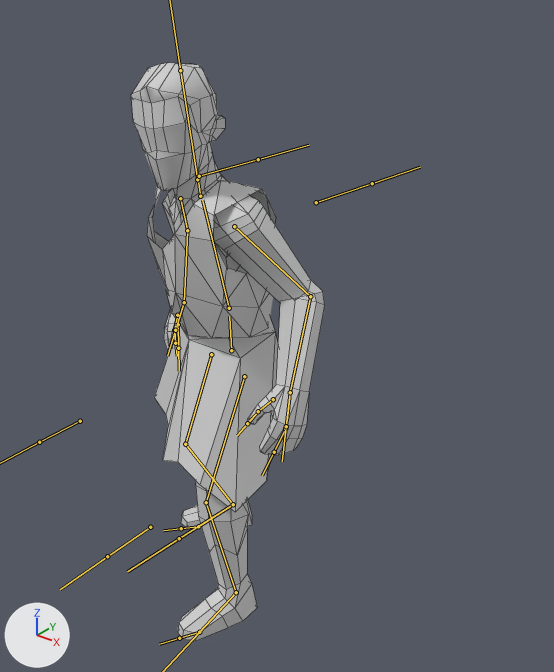
Renders of the FBX model Projekt Unity/TowerDefense/Assets/Modele/EpokaKamienia/FBX/Postacie/Postac1.fbx from each side of a commit.
Both versions are drawn from a 50 mm lens placed at (42.7, -47.3, 57.6), pointed at (3.9, 1.2, 27.6). Lighting does not change. The marker at lower left points along +X, +Y and +Z. Both versions are drawn at frame 1 of the action 'Armature.001|AtakRuch'; the numbers are the values there. The bones that bend it are drawn over the model as lines. Mesh edges are drawn as thin lines.

In view in the first picture: 'Postac1'.
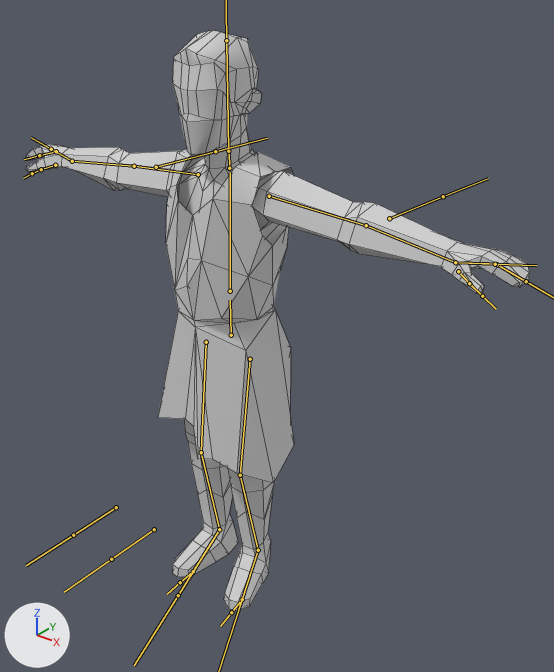
Commit message: Zamienione animacje postaci

Edits to the scene script, one JSON object a line:
```json
{"block": "bone_mixamorig_hips", "where": "bone_mixamorig_hips = bpy.data.objects['Armature.001'].pose.bones['mixamorig:Hips']"}
{"op": "set", "path": "bone_mixamorig_hips.location", "old": "(0.0, -1.6, 0.0)", "new": "(0.0, 0.0, 0.0)"}
{"op": "set", "path": "bone_mixamorig_hips.rotation_quaternion", "old": "(0.992, 0.018, -0.122, 0.002)", "new": "(1.0, -0.001, 0.0, 0.0)", "note": "degrees (2, -14, 0) -> degrees (0, 0, 0)"}
{"block": "bone_mixamorig_spine2", "where": "bone_mixamorig_spine2 = bpy.data.objects['Armature.001'].pose.bones['mixamorig:Spine2']  # child of 'mixamorig:Hips'"}
{"op": "set", "path": "bone_mixamorig_spine2.rotation_quaternion", "old": "(0.995, 0.105, 0.0, 0.0)", "new": "(1.0, -0.006, 0.0, 0.0)", "note": "degrees (12, 0, 0) -> degrees (-1, 0, 0)"}
{"block": "bone_mixamorig_neck", "where": "bone_mixamorig_neck = bpy.data.objects['Armature.001'].pose.bones['mixamorig:Neck']  # child of 'mixamorig:Spine2'"}
{"op": "set", "path": "bone_mixamorig_neck.rotation_quaternion", "old": "(0.997, -0.073, 0.004, 0.018)", "new": "(1.0, 0.0, 0.0, 0.0)", "note": "degrees (-8, 1, 2) -> degrees (0, 0, 0)"}
{"block": "bone_mixamorig_head", "where": "bone_mixamorig_head = bpy.data.objects['Armature.001'].pose.bones['mixamorig:Head']  # child of 'mixamorig:Neck'"}
{"op": "set", "path": "bone_mixamorig_head.rotation_quaternion", "old": "(0.976, 0.0, 0.219, 0.0)", "new": "(1.0, 0.0, 0.0, 0.0)", "note": "degrees (0, 25, 0) -> degrees (0, 0, 0)"}
{"block": "bone_mixamorig_leftarm", "where": "bone_mixamorig_leftarm = bpy.data.objects['Armature.001'].pose.bones['mixamorig:LeftArm']  # child of 'mixamorig:Spine2'"}
{"op": "set", "path": "bone_mixamorig_leftarm.rotation_quaternion", "old": "(0.863, 0.466, 0.145, -0.134)", "new": "(1.0, -0.007, 0.005, 0.015)", "note": "degrees (56, 22, -6) -> degrees (-1, 1, 2)"}
{"block": "bone_mixamorig_leftforearm", "where": "bone_mixamorig_leftforearm = bpy.data.objects['Armature.001'].pose.bones['mixamorig:LeftForeArm']  # child of 'mixamorig:LeftArm'"}
{"op": "set", "path": "bone_mixamorig_leftforearm.rotation_quaternion", "old": "(0.901, 0.014, -0.015, 0.432)", "new": "(0.999, 0.043, 0.004, -0.021)", "note": "degrees (1, -2, 51) -> degrees (5, 1, -2)"}
{"block": "bone_mixamorig_lefthand", "where": "bone_mixamorig_lefthand = bpy.data.objects['Armature.001'].pose.bones['mixamorig:LeftHand']  # child of 'mixamorig:LeftForeArm'"}
{"op": "set", "path": "bone_mixamorig_lefthand.rotation_quaternion", "old": "(0.993, 0.1, -0.045, 0.049)", "new": "(0.999, -0.047, -0.001, 0.017)", "note": "degrees (11, -6, 5) -> degrees (-5, 0, 2)"}
{"block": "bone_mixamorig_rightarm", "where": "bone_mixamorig_rightarm = bpy.data.objects['Armature.001'].pose.bones['mixamorig:RightArm']  # child of 'mixamorig:Spine2'"}
{"op": "set", "path": "bone_mixamorig_rightarm.rotation_quaternion", "old": "(0.845, 0.321, -0.427, -0.031)", "new": "(0.998, -0.017, 0.057, -0.026)", "note": "degrees (53, -45, -27) -> degrees (-2, 7, -3)"}
{"block": "bone_mixamorig_rightforearm", "where": "bone_mixamorig_rightforearm = bpy.data.objects['Armature.001'].pose.bones['mixamorig:RightForeArm']  # child of 'mixamorig:RightArm'"}
{"op": "set", "path": "bone_mixamorig_rightforearm.rotation_quaternion", "old": "(0.966, 0.067, 0.008, -0.249)", "new": "(0.997, 0.026, 0.045, 0.052)", "note": "degrees (7, 3, -29) -> degrees (3, 5, 6)"}
{"block": "bone_mixamorig_righthand", "where": "bone_mixamorig_righthand = bpy.data.objects['Armature.001'].pose.bones['mixamorig:RightHand']  # child of 'mixamorig:RightForeArm'"}
{"op": "set", "path": "bone_mixamorig_righthand.rotation_quaternion", "old": "(0.972, 0.041, 0.217, -0.085)", "new": "(0.994, -0.015, -0.094, -0.05)", "note": "degrees (3, 25, -9) -> degrees (-1, -11, -6)"}
{"block": "bone_mixamorig_leftupleg", "where": "bone_mixamorig_leftupleg = bpy.data.objects['Armature.001'].pose.bones['mixamorig:LeftUpLeg']  # child of 'mixamorig:Hips'"}
{"op": "set", "path": "bone_mixamorig_leftupleg.rotation_quaternion", "old": "(0.97, 0.229, -0.01, 0.082)", "new": "(1.0, 0.024, 0.016, -0.002)", "note": "degrees (26, -3, 9) -> degrees (3, 2, 0)"}
{"block": "bone_mixamorig_leftleg", "where": "bone_mixamorig_leftleg = bpy.data.objects['Armature.001'].pose.bones['mixamorig:LeftLeg']  # child of 'mixamorig:LeftUpLeg'"}
{"op": "set", "path": "bone_mixamorig_leftleg.rotation_quaternion", "old": "(0.975, -0.223, 0.0, -0.004)", "new": "(0.998, -0.057, 0.0, -0.001)", "note": "degrees (-26, 0, 0) -> degrees (-7, 0, 0)"}
{"block": "bone_mixamorig_leftfoot", "where": "bone_mixamorig_leftfoot = bpy.data.objects['Armature.001'].pose.bones['mixamorig:LeftFoot']  # child of 'mixamorig:LeftLeg'"}
{"op": "set", "path": "bone_mixamorig_leftfoot.rotation_quaternion", "old": "(0.992, 0.016, 0.008, -0.122)", "new": "(0.985, 0.032, -0.121, 0.118)", "note": "degrees (2, 1, -14) -> degrees (2, -14, 13)"}
{"block": "bone_mixamorig_rightupleg", "where": "bone_mixamorig_rightupleg = bpy.data.objects['Armature.001'].pose.bones['mixamorig:RightUpLeg']  # child of 'mixamorig:Hips'"}
{"op": "set", "path": "bone_mixamorig_rightupleg.rotation_quaternion", "old": "(0.967, 0.066, 0.211, -0.129)", "new": "(1.0, 0.005, 0.009, -0.004)", "note": "degrees (5, 25, -14) -> degrees (1, 1, 0)"}
{"block": "bone_mixamorig_rightleg", "where": "bone_mixamorig_rightleg = bpy.data.objects['Armature.001'].pose.bones['mixamorig:RightLeg']  # child of 'mixamorig:RightUpLeg'"}
{"op": "set", "path": "bone_mixamorig_rightleg.rotation_quaternion", "old": "(0.975, -0.223, 0.003, 0.014)", "new": "(1.0, -0.019, 0.004, 0.005)", "note": "degrees (-26, 1, 1) -> degrees (-2, 0, 1)"}
{"block": "bone_mixamorig_rightfoot", "where": "bone_mixamorig_rightfoot = bpy.data.objects['Armature.001'].pose.bones['mixamorig:RightFoot']  # child of 'mixamorig:RightLeg'"}
{"op": "set", "path": "bone_mixamorig_rightfoot.rotation_quaternion", "old": "(0.982, 0.146, 0.116, 0.003)", "new": "(0.998, 0.015, 0.053, -0.014)", "note": "degrees (17, 13, 2) -> degrees (2, 6, -2)"}
{"block": "bone_hand_ik_l", "where": "bone_hand_ik_l = bpy.data.objects['Armature.001'].pose.bones['Hand_IK_L']"}
{"op": "set", "path": "bone_hand_ik_l.location", "old": "(-1.4, -13.8, 12.7)", "new": "(0.2, -0.3, 1.9)"}
{"op": "set", "path": "bone_hand_ik_l.rotation_quaternion", "old": "(0.73, 0.637, -0.037, 0.245)", "new": "(1.0, 0.0, 0.0, 0.0)", "note": "degrees (78, -22, 19) -> degrees (0, 0, 0)"}
```

Boxes (x1, y1, x2, y2) around the edits, measured in the pictures (554 x 672 px):
```json
{"object": "Postac1", "change": "posed", "before": [131, 63, 325, 641], "after": [26, 31, 529, 611], "on screen": "158% wider"}
{"bone": "mixamorig:Hips", "before": "(231, 350) to (229, 316)", "after": "(231, 335) to (230, 300)"}
{"bone": "mixamorig:Spine2", "before": "(229, 308) to (202, 200)", "after": "(230, 291) to (230, 172)"}
{"bone": "mixamorig:Neck", "before": "(200, 196) to (198, 179)", "after": "(229, 168) to (229, 151)"}
{"bone": "mixamorig:Head", "before": "(197, 179) to (180, 70)", "after": "(228, 151) to (226, 40)"}
{"bone": "mixamorig:LeftArm", "before": "(234, 226) to (310, 296)", "after": "(269, 196) to (366, 225)"}
{"bone": "mixamorig:LeftForeArm", "before": "(310, 296) to (290, 392)", "after": "(366, 225) to (455, 262)"}
{"bone": "mixamorig:LeftHand", "before": "(290, 392) to (287, 421)", "after": "(455, 262) to (488, 263)"}
{"bone": "mixamorig:RightArm", "before": "(180, 198) to (187, 230)", "after": "(198, 174) to (134, 166)"}
{"bone": "mixamorig:RightForeArm", "before": "(187, 230) to (184, 302)", "after": "(134, 166) to (72, 161)"}
{"bone": "mixamorig:RightHand", "before": "(184, 302) to (178, 319)", "after": "(72, 161) to (59, 153)"}
{"bone": "mixamorig:LeftUpLeg", "before": "(244, 376) to (206, 502)", "after": "(250, 359) to (240, 475)"}
{"bone": "mixamorig:LeftLeg", "before": "(206, 502) to (236, 592)", "after": "(240, 475) to (258, 550)"}
{"bone": "mixamorig:LeftFoot", "before": "(236, 592) to (199, 632)", "after": "(258, 550) to (242, 599)"}
{"bone": "mixamorig:RightUpLeg", "before": "(211, 354) to (185, 444)", "after": "(206, 342) to (201, 452)"}
{"bone": "mixamorig:RightLeg", "before": "(185, 444) to (233, 504)", "after": "(201, 452) to (219, 529)"}
{"bone": "mixamorig:RightFoot", "before": "(233, 504) to (198, 526)", "after": "(219, 529) to (193, 571)"}
{"bone": "Hand_IK_L", "before": "(290, 392) to (286, 426)", "after": "(455, 262) to (495, 264)"}
```
